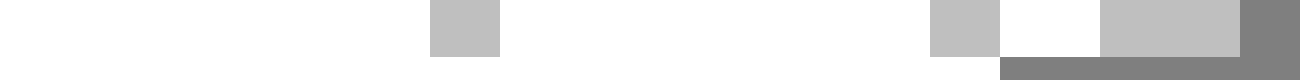
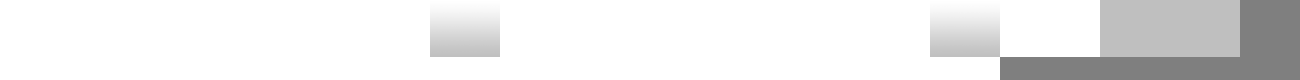
Layer changes from the first 1300 × 80 image to the second:
painted on "Score" (1st of 2, in "Home"), masked it over [930, 0, 1000, 54]
painted on "Score" (2nd of 2, in "Away"), masked it over [430, 0, 500, 54]
